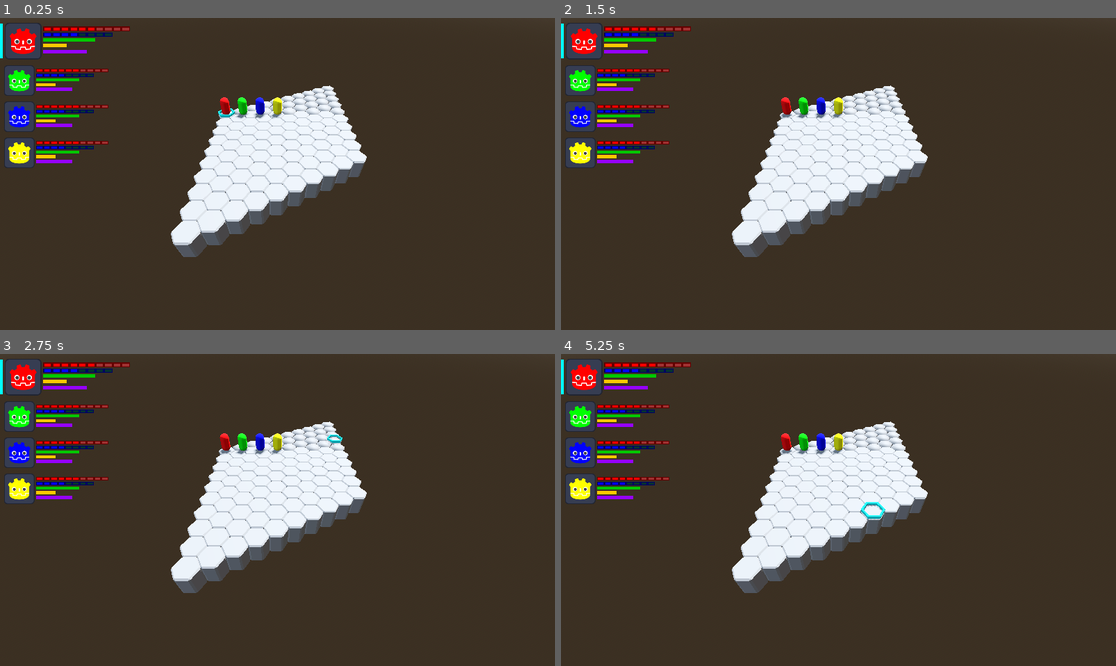
Above: before the commit, frames 1-4 (two rows, left to right).
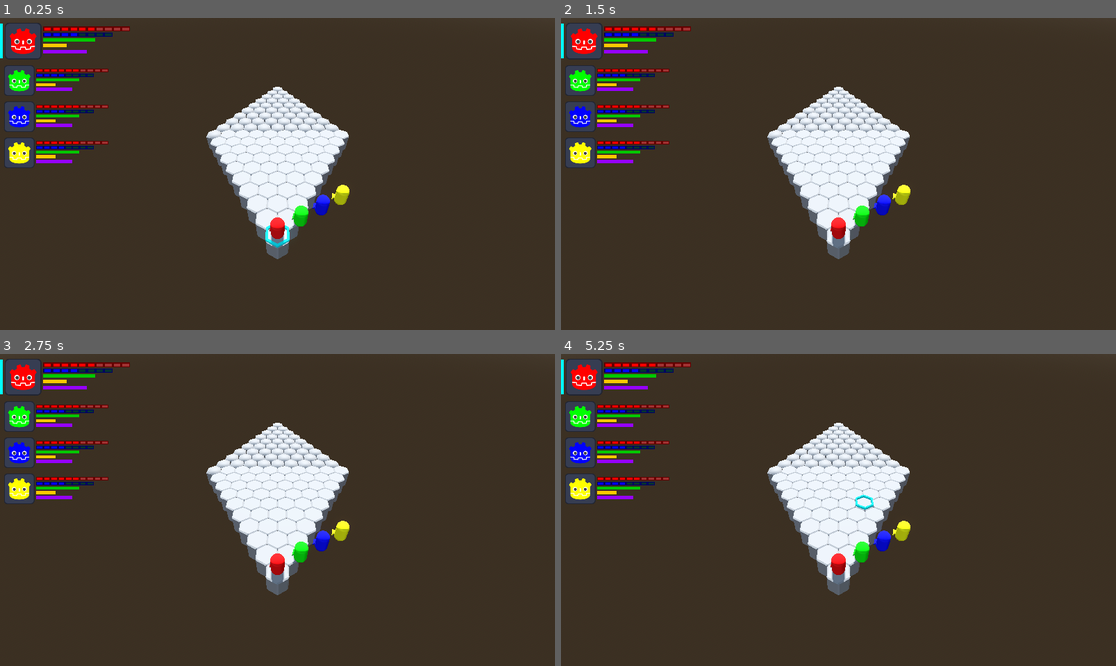
Above: after the commit, the same moments.

Repository: GuSoder/mini-turn-client
Game: Godot game, scene res://scenes/client1.tscn
The game is run twice, just before and just after one commit, with the same random seed, the same clock (stepped at 60 frames per second) and the same inputs. This scene is started directly instead of the project's main scene.
Inputs (mouse positions are in pixels of both pictures, inside the frame that each line leads up to):
- Up to frame 1 (0.25 s): no input
- Up to frame 2 (1.5 s): tap Enter at 0.5, 0.6 s; move the mouse to (960, 158) at 0.52 s; click (960, 158) at 0.67 s; tap Space at 1.25 s; move the mouse to (727, 189) at 1.27 s; tap C at 1.35 s; click (727, 189) at 1.42 s
- Up to frame 3 (2.75 s): tap Enter at 2 s; move the mouse to (333, 441) at 2.02 s; tap L at 2.1 s; click (333, 441) at 2.17 s
- Up to frame 4 (5.25 s): tap Space at 2.75, 4.25 s; move the mouse to (810, 572) at 2.77 s; tap 1 at 2.85 s; click (810, 572) at 2.92 s; tap Enter at 3.5 s; move the mouse to (1005, 556) at 3.52 s; tap 2 at 3.6 s; click (1005, 556) at 3.67 s; move the mouse to (672, 463) at 4.27 s; tap 3 at 4.35 s; click (672, 463) at 4.42 s; move the mouse to (866, 510) at 5.02 s; tap 4 at 5.1 s; click (866, 510) at 5.17 s

The runs differ from the first frame. In frame 1, 8.3% of the frame differs, in the area x 30-67%, y 21-78%; in frame 2, 8.3%; in frame 3, 8.3%; in frame 4, 8.4%.

Commit message:
mirror grid to be more standardized

Diff:
--- a/scenes/client1.tscn
+++ b/scenes/client1.tscn
@@ -31,6 +31,7 @@
 
 [node name="BotClient2" type="Node3D" parent="Bots"]
 script = ExtResource("4_xrimb")
+path_strategy = 1
 patrol_point_1 = Vector2i(1, 3)
 patrol_point_2 = Vector2i(9, 9)
 
--- a/scenes/grid.tscn
+++ b/scenes/grid.tscn
@@ -8,28 +8,28 @@
 transform = Transform3D(0.866025, 0, 0.5, 0, 1, 0, -0.5, 0, 0.866025, 0, 0, 0)
 
 [node name="Row1" parent="." instance=ExtResource("1_t5fjg")]
-transform = Transform3D(0.866025, 0, 0.5, 0, 1, 0, -0.5, 0, 0.866025, 0, 0, 1.7)
+transform = Transform3D(0.866025, 0, 0.5, 0, 1, 0, -0.5, 0, 0.866025, 0, 0, -1.7)
 
 [node name="Row2" parent="." instance=ExtResource("1_t5fjg")]
-transform = Transform3D(0.866025, 0, 0.5, 0, 1, 0, -0.5, 0, 0.866025, 0, 0, 3.4)
+transform = Transform3D(0.866025, 0, 0.5, 0, 1, 0, -0.5, 0, 0.866025, 0, 0, -3.4)
 
 [node name="Row3" parent="." instance=ExtResource("1_t5fjg")]
-transform = Transform3D(0.866025, 0, 0.5, 0, 1, 0, -0.5, 0, 0.866025, 0, 0, 5.1)
+transform = Transform3D(0.866025, 0, 0.5, 0, 1, 0, -0.5, 0, 0.866025, 0, 0, -5.1)
 
 [node name="Row4" parent="." instance=ExtResource("1_t5fjg")]
-transform = Transform3D(0.866025, 0, 0.5, 0, 1, 0, -0.5, 0, 0.866025, 0, 0, 6.8)
+transform = Transform3D(0.866025, 0, 0.5, 0, 1, 0, -0.5, 0, 0.866025, 0, 0, -6.8)
 
 [node name="Row5" parent="." instance=ExtResource("1_t5fjg")]
-transform = Transform3D(0.866025, 0, 0.5, 0, 1, 0, -0.5, 0, 0.866025, 0, 0, 8.5)
+transform = Transform3D(0.866025, 0, 0.5, 0, 1, 0, -0.5, 0, 0.866025, 0, 0, -8.5)
 
 [node name="Row6" parent="." instance=ExtResource("1_t5fjg")]
-transform = Transform3D(0.866025, 0, 0.5, 0, 1, 0, -0.5, 0, 0.866025, 0, 0, 10.2)
+transform = Transform3D(0.866025, 0, 0.5, 0, 1, 0, -0.5, 0, 0.866025, 0, 0, -10.2)
 
 [node name="Row7" parent="." instance=ExtResource("1_t5fjg")]
-transform = Transform3D(0.866025, 0, 0.5, 0, 1, 0, -0.5, 0, 0.866025, 0, 0, 11.9)
+transform = Transform3D(0.866025, 0, 0.5, 0, 1, 0, -0.5, 0, 0.866025, 0, 0, -11.9)
 
 [node name="Row8" parent="." instance=ExtResource("1_t5fjg")]
-transform = Transform3D(0.866025, 0, 0.5, 0, 1, 0, -0.5, 0, 0.866025, 0, 0, 13.6)
+transform = Transform3D(0.866025, 0, 0.5, 0, 1, 0, -0.5, 0, 0.866025, 0, 0, -13.6)
 
 [node name="Row9" parent="." instance=ExtResource("1_t5fjg")]
-transform = Transform3D(0.866025, 0, 0.5, 0, 1, 0, -0.5, 0, 0.866025, 0, 0, 15.3)
+transform = Transform3D(0.866025, 0, 0.5, 0, 1, 0, -0.5, 0, 0.866025, 0, 0, -15.3)
--- a/scenes/rendering.tscn
+++ b/scenes/rendering.tscn
@@ -23,4 +23,4 @@
 shadow_enabled = true
 
 [node name="Camera3D" type="Camera3D" parent="."]
-transform = Transform3D(1, 0, 0, 0, 0.707107, 0.707107, 0, -0.707107, 0.707107, 6, 12, 22)
+transform = Transform3D(0.866025, 0.353553, -0.353553, 0, 0.707107, 0.707107, 0.5, -0.612372, 0.612372, -3.71586, 13.8634, 6.43605)
